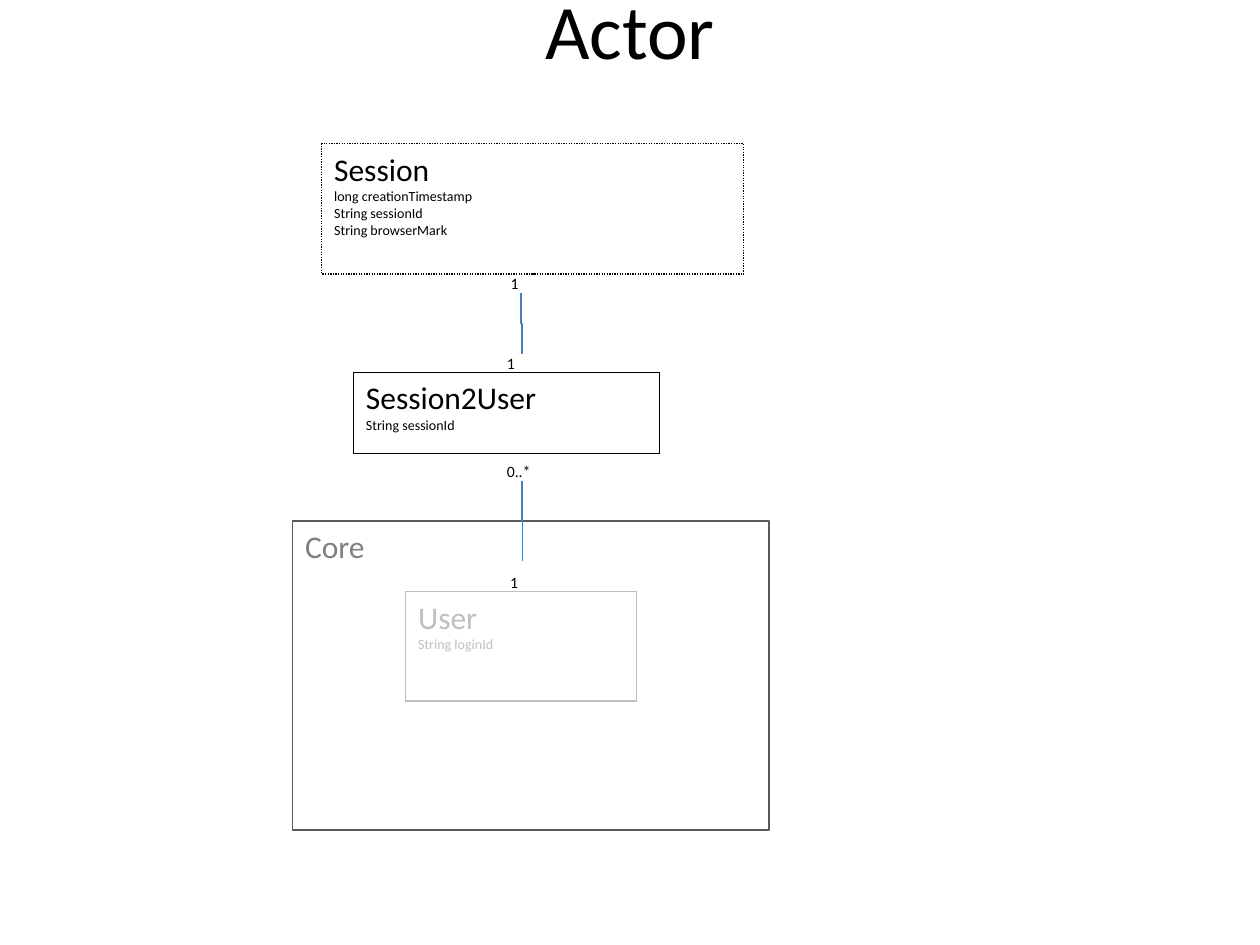
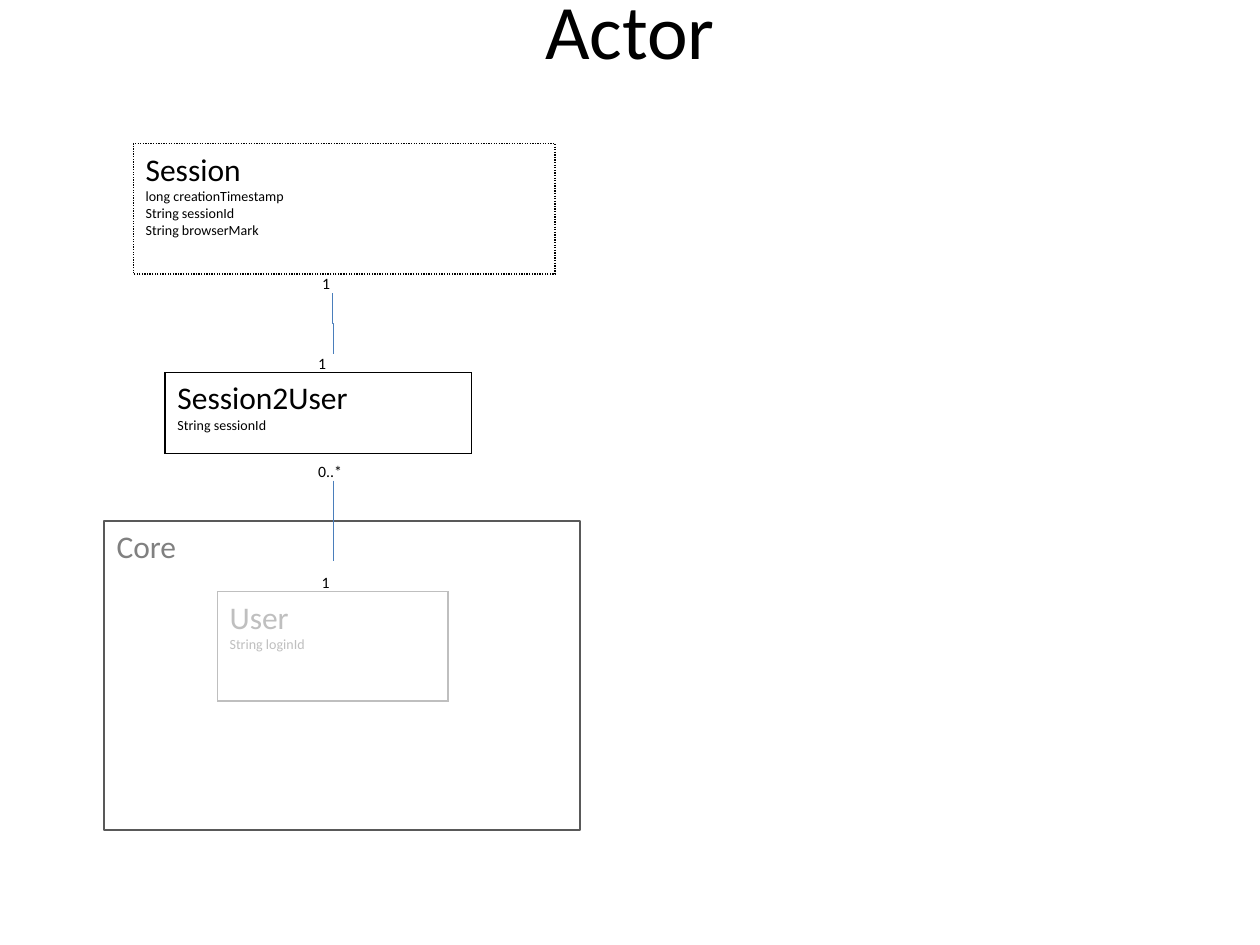
Before and after one commit to MoritzTheile/com.supeyou, a slide deck: slide 1 of com.supeyou.project/doc/SupeYou.entities.pptx. Drawn at 1260x945 pixels with LibreOffice and Linux fonts; fonts in the diff are those of the drawing. Boxes give left, top, right and bottom in pixels: in the first picture for what was removed or moved away, otherwise in the second. Text is boxed around its words. In the diff, an @@ line names an element or a change of style, - is before the commit and + after.

```diff
--- a/com.supeyou.project/doc/SupeYou.entities.pptx
+++ b/com.supeyou.project/doc/SupeYou.entities.pptx
@@ rectangle "Session": place and size @@
-rectangle "Session" at (321,144,743,273)
+rectangle "Session" at (134,144,556,273)
@@ 4 texts, 2 rectangles, 2 elbow lines: place and size @@
-4 texts, 2 rectangles, 2 elbow lines at (354,279,660,701)
+4 texts, 2 rectangles, 2 elbow lines at (165,279,471,701)
@@ rectangle "Core": place and size @@
-rectangle "Core" at (292,520,769,829)
+rectangle "Core" at (105,520,581,829)
```
Also in this commit, not shown: 1 other slide changed, 8 other files.
